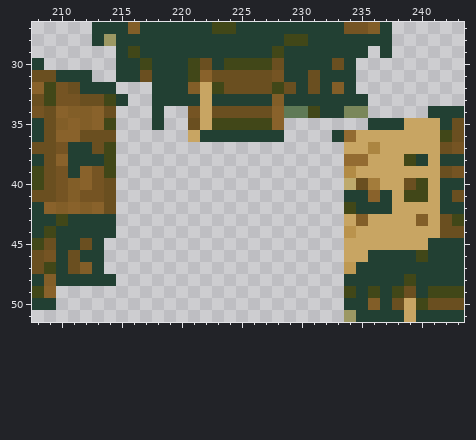
Pixel-art file, stored at dominion_earth/assets/tiles/sprite-sheet.aseprite. Above is the file before it was changed.
512x192 pixels, 1 frame. Colours within 5 levels of each other are drawn and written as one. Shown: x 208..243, y 27..51.
And afterwards:
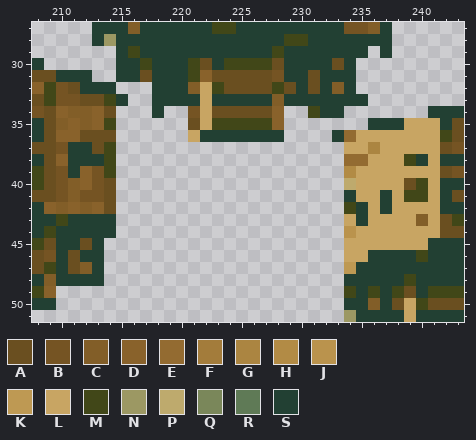
Palette (. is transparent): A #6a4f20  B #755423  C #825e28  D #89622b  E #936b31  F #a37c3b  G #ab8541  H #b28b45  J #ba934d  K #be9953  L #c8a563  M #414718  N #9c9863  P #beaa6d  Q #7a875a  R #5f7a56  S #224033
Changes in this commit:
@@ x 216..237 @@
 33 ..SSSSLSSSSSCSSSSSSS..
-34 ..S..BLAAAAADRRMSSQQ..
-35 ..S..ALMMMMMD.......SS
+34 ..S..BLAAAAAD..MSS....
+35 .....ALMMMMMD.......SS
 36 .....LSSSSSSS....SELLL
@@ x 233..238 @@
 39 .HLLLL
-40 .PAFLL
-41 .SSDSL
-42 .MSSSL
-43 .LCLLL
+40 .PLLLL
+41 .SLLSL
+42 .MSLSL
+43 .LSLLL
 44 .JLLLL
@@ x 212..216 @@
 47 CS...
-48 SSS..
+48 SS...
 49 .....
Where, in picture pixels (left, top, right, bottom), the same in both pictures:
erased: (284, 106, 368, 118)
erased: (152, 118, 164, 130)
changed: (356, 178, 380, 226)
erased: (104, 274, 116, 286)
